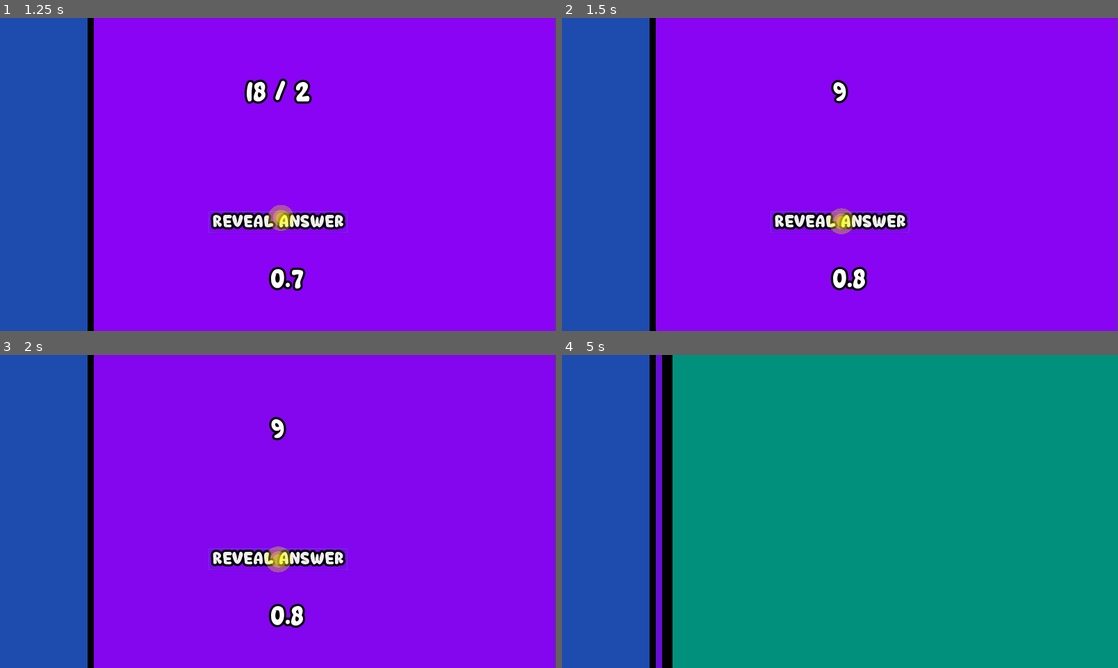
Above: before the commit, frames 1-4 (two rows, left to right).
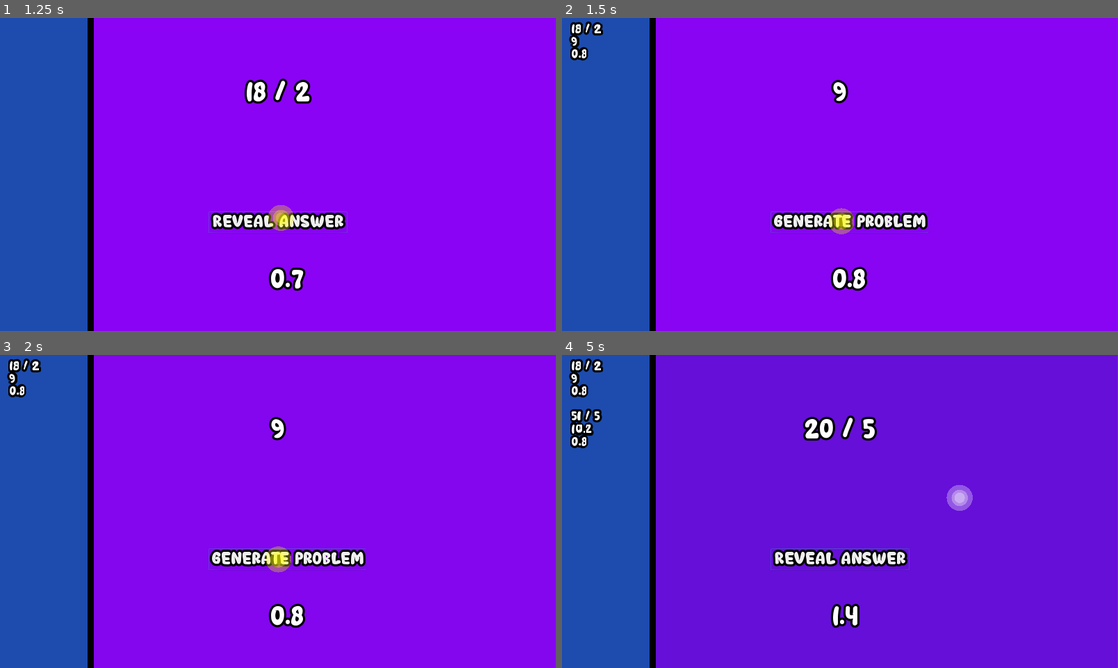
Above: after the commit, the same moments.

Repository: yooozn/DatePractice
Game: Godot game, scene res://DivisionPractice.tscn
Two runs of this game, one before a commit and one after it. Both use one fixed random seed, a clock stepped at 60 frames per second and the inputs below. This scene is started directly instead of the project's main scene.
Inputs (mouse positions are in pixels of both pictures, inside the frame that each line leads up to):
- Up to frame 1 (1.25 s): click "Generate problem" at 0.5 s
- Up to frame 2 (1.5 s): click "Reveal Answer" at 1.25 s
- Up to frame 3 (2 s): no input
- Up to frame 4 (5 s): click "Reveal Answer" (after the commit: "Generate problem") at 2 s; click "Reveal Answer" at 2.75 s; click "Reveal Answer" (after the commit: "Generate problem") at 3.5 s; move the mouse to (962, 495) at 4.27 s; hold 1 from 4.28 s (still down)

Frame 1 is identical in both runs. In frame 2, 1.4% of the frame differs, in the area x 1-66%, y 1-69%; in frame 3, 1.4%; in frame 4, 83%, in the area x 1-100%, y 0-100%.

Commit message:
All functional, digits and history added.

Diff:
--- a/DivisionPractice.tscn
+++ b/DivisionPractice.tscn
@@ -25,6 +25,7 @@
 var digitNum1 = 2
 var digitNum2 = 1
 var answer = \"\"
+var question = \"\"
 var mode
 
 # Called when the node enters the scene tree for the first time.
@@ -50,9 +51,9 @@
 		$CenterContainer2/DayWeek.visible = false
 	else:
 		$DateText2.visible = true
-	if Input.is_key_pressed(KEY_1):
-		Transition._transition()
-	print($MHighlight.visible)
+#	if Input.is_key_pressed(KEY_1):
+#		Transition._transition()
+#	print($MHighlight.visible)
 
 
 func _on_Button_pressed():
@@ -77,9 +78,11 @@
 		if mode == \"division\":
 			answer = str(float(num1) / num2)
 			$CenterContainer/DateText.text = str(num1) + \" / \" + str(num2)
+			question = str(num1) + \" / \" + str(num2)
 		elif mode == \"multiplication\":
 			answer = str(float(num1) * num2)
 			$CenterContainer/DateText.text = str(num1) + \" * \" + str(num2)
+			question = str(num1) + \" * \" + str(num2)
 	elif state == 1:
 		state = 0
 		print(answer)
@@ -108,6 +111,50 @@
 #		list = list.replace(\",\",\"\")
 #		$UIBARLEFT/Labels/Label1.text = str(list)
 #		print(list)
+		$Text.play(\"1\")
+		var element = {\"date\":question,\"day\":answer,\"time\":str(stepify(time,.1)),\"answer\":\"\"}
+		history[str(count)] = element
+		var listTemp = [\"\\n\"]
+#		print(history)
+		for i in history:
+#			print(history[i])
+#			if history[i].size() > 1:
+#				listTemp.append(\" \")
+			for x in history[i]:
+#				print(history[i][x])
+				listTemp.append(history[i][x])
+				listTemp.append('\\n')
+#		listTemp = str(listTemp) + '\\n'
+		print(listTemp)
+		list = str(listTemp)
+		list = list.replace(\"[\",\"\")
+		list = list.replace(\"]\",\"\")
+		list = list.replace(\",\",\"\")
+		$UIBARLEFT/Labels/Label1.text = str(list)
+		print(list)
+
+
+func _on_Increase1_pressed():
+	if digitNum2 >= 1:
+		digitNum1 += 1
+		$UIBARRIGHT/Digits/Num1.text = str(digitNum1)
+
+
+func _on_Decrease1_pressed():
+	if digitNum1 > 1:
+		digitNum1 -= 1
+		$UIBARRIGHT/Digits/Num1.text = str(digitNum1)
+
+func _on_Increase2_pressed():
+	if digitNum2 >= 1:
+		digitNum2 += 1
+		$UIBARRIGHT/Digits/Num2.text = str(digitNum2)
+
+
+func _on_Decrease2_pressed():
+	if digitNum2 > 1:
+		digitNum2 -= 1
+		$UIBARRIGHT/Digits/Num2.text = str(digitNum2)
 "
 
 [sub_resource type="Animation" id=1]
@@ -641,6 +688,18 @@
 "update": 0,
 "values": [ Color( 1, 1, 1, 0 ) ]
 }
+tracks/9/type = "value"
+tracks/9/path = NodePath("Digits:modulate")
+tracks/9/interp = 1
+tracks/9/loop_wrap = true
+tracks/9/imported = false
+tracks/9/enabled = true
+tracks/9/keys = {
+"times": PoolRealArray( 0 ),
+"transitions": PoolRealArray( 1 ),
+"update": 0,
+"values": [ Color( 1, 1, 1, 0 ) ]
+}
 
 [sub_resource type="Animation" id=27]
 resource_name = "Main"
@@ -752,6 +811,18 @@
 "update": 0,
 "values": [ Color( 1, 1, 1, 1 ) ]
 }
+tracks/9/type = "value"
+tracks/9/path = NodePath("Digits:modulate")
+tracks/9/interp = 1
+tracks/9/loop_wrap = true
+tracks/9/imported = false
+tracks/9/enabled = true
+tracks/9/keys = {
+"times": PoolRealArray( 0 ),
+"transitions": PoolRealArray( 1 ),
+"update": 0,
+"values": [ Color( 1, 1, 1, 1 ) ]
+}
 
 [sub_resource type="Animation" id=25]
 length = 0.001
@@ -838,6 +909,18 @@
 "transitions": PoolRealArray( 1 ),
 "update": 0,
 "values": [ Color( 1, 1, 1, 1 ) ]
+}
+tracks/7/type = "value"
+tracks/7/path = NodePath("Digits:modulate")
+tracks/7/interp = 1
+tracks/7/loop_wrap = true
+tracks/7/imported = false
+tracks/7/enabled = true
+tracks/7/keys = {
+"times": PoolRealArray( 0 ),
+"transitions": PoolRealArray( 1 ),
+"update": 0,
+"values": [ Color( 1, 1, 1, 0 ) ]
 }
 
 [sub_resource type="Animation" id=28]
@@ -951,6 +1034,18 @@
 "update": 0,
 "values": [ Color( 1, 1, 1, 1 ), Color( 1, 1, 1, 0 ) ]
 }
+tracks/9/type = "value"
+tracks/9/path = NodePath("Digits:modulate")
+tracks/9/interp = 1
+tracks/9/loop_wrap = true
+tracks/9/imported = false
+tracks/9/enabled = true
+tracks/9/keys = {
+"times": PoolRealArray( 0, 0.3 ),
+"transitions": PoolRealArray( 1, 1 ),
+"update": 0,
+"values": [ Color( 1, 1, 1, 1 ), Color( 1, 1, 1, 0 ) ]
+}
 
 [sub_resource type="Animation" id=29]
 resource_name = "ToMain"
@@ -1063,6 +1158,18 @@
 "update": 0,
 "values": [ Color( 1, 1, 1, 0 ), Color( 1, 1, 1, 1 ) ]
 }
+tracks/9/type = "value"
+tracks/9/path = NodePath("Digits:modulate")
+tracks/9/interp = 1
+tracks/9/loop_wrap = true
+tracks/9/imported = false
+tracks/9/enabled = true
+tracks/9/keys = {
+"times": PoolRealArray( 0, 0.3 ),
+"transitions": PoolRealArray( 1, 1 ),
+"update": 0,
+"values": [ Color( 1, 1, 1, 0 ), Color( 1, 1, 1, 1 ) ]
+}
 
 [sub_resource type="RectangleShape2D" id=22]
 extents = Vector2( 50, 360 )
@@ -1273,6 +1380,82 @@
 "_edit_use_anchors_": false
 }
 
+[node name="Digits" type="Node2D" parent="UIBARRIGHT"]
+modulate = Color( 1, 1, 1, 0 )
+
+[node name="Digits" type="Label" parent="UIBARRIGHT/Digits"]
+margin_left = 1128.0
+margin_top = 400.0
+margin_right = 1235.0
+margin_bottom = 439.0
+custom_fonts/font = ExtResource( 3 )
+text = "digits"
+__meta__ = {
+"_edit_use_anchors_": false
+}
+
+[node name="Num1" type="Label" parent="UIBARRIGHT/Digits"]
+margin_left = 1160.0
+margin_top = 496.0
+margin_right = 1200.0
+margin_bottom = 535.0
+custom_fonts/font = ExtResource( 3 )
+text = "2"
+__meta__ = {
+"_edit_use_anchors_": false
+}
+
+[node name="Increase1" type="Button" parent="UIBARRIGHT/Digits/Num1"]
+margin_left = 48.0
+margin_right = 77.0
+margin_bottom = 45.0
+custom_fonts/font = ExtResource( 3 )
+text = "+"
+flat = true
+
+[node name="Decrease1" type="Button" parent="UIBARRIGHT/Digits/Num1"]
+margin_left = -48.0
+margin_right = -24.0
+margin_bottom = 45.0
+custom_fonts/font = ExtResource( 3 )
+text = "-"
+flat = true
+
+[node name="Num2" type="Label" parent="UIBARRIGHT/Digits"]
+margin_left = 1168.0
+margin_top = 576.0
+margin_right = 1208.0
+margin_bottom = 615.0
+custom_fonts/font = ExtResource( 3 )
+text = "1"
+__meta__ = {
+"_edit_use_anchors_": false
+}
+
+[node name="Increase2" type="Button" parent="UIBARRIGHT/Digits/Num2"]
+margin_left = 40.0
+margin_top = -4.0
+margin_right = 69.0
+margin_bottom = 41.0
+custom_fonts/font = ExtResource( 3 )
+text = "+"
+flat = true
+__meta__ = {
+"_edit_use_anchors_": false
+}
+
+[node name="Decrease2" type="Button" parent="UIBARRIGHT/Digits/Num2"]
+margin_left = -56.0
+margin_top = -5.0
+margin_right = -32.0
+margin_bottom = 40.0
+custom_fonts/font = ExtResource( 3 )
+text = "-"
+flat = true
+__meta__ = {
+"_edit_use_anchors_": false
+}
+
 [node name="Dhighlight" parent="." instance=ExtResource( 8 )]
 visible = true
 margin_top = 120.0
@@ -1302,3 +1485,7 @@
 [connection signal="area_exited" from="UIBARLEFT/MainBarTrigger" to="UIBARLEFT" method="_on_MainBarTrigger_area_exited"]
 [connection signal="area_entered" from="UIBARRIGHT/Trigger" to="UIBARRIGHT" method="_on_Trigger_area_entered"]
 [connection signal="area_exited" from="UIBARRIGHT/Trigger" to="UIBARRIGHT" method="_on_Trigger_area_exited"]
+[connection signal="pressed" from="UIBARRIGHT/Digits/Num1/Increase1" to="." method="_on_Increase1_pressed"]
+[connection signal="pressed" from="UIBARRIGHT/Digits/Num1/Decrease1" to="." method="_on_Decrease1_pressed"]
+[connection signal="pressed" from="UIBARRIGHT/Digits/Num2/Increase2" to="." method="_on_Increase2_pressed"]
+[connection signal="pressed" from="UIBARRIGHT/Digits/Num2/Decrease2" to="." method="_on_Decrease2_pressed"]
